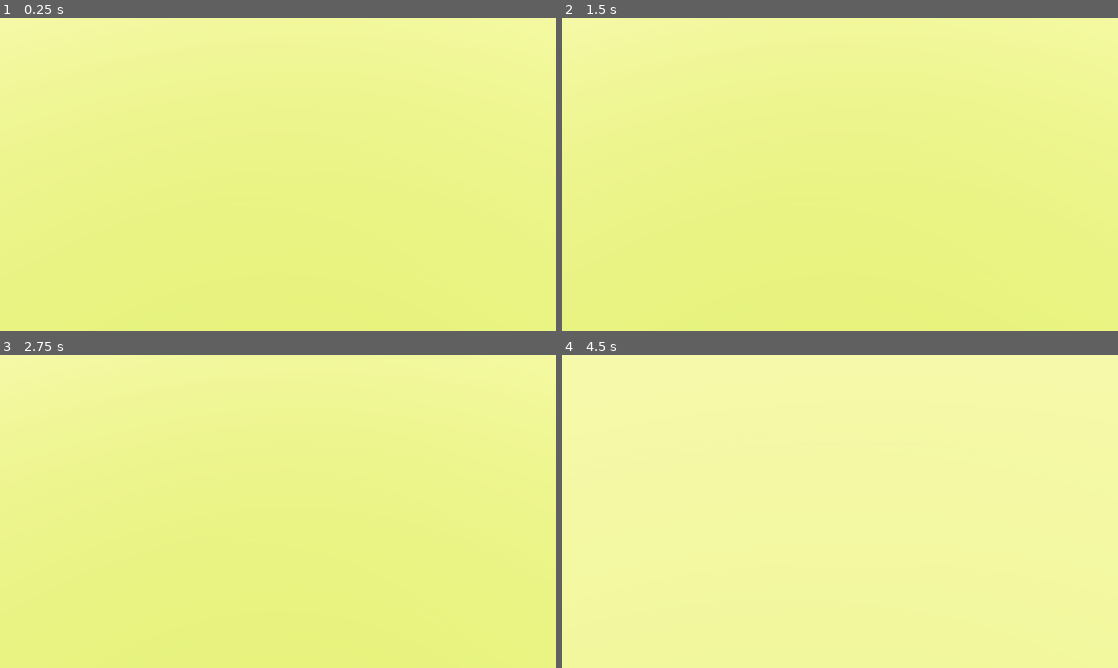
Above: before the commit, frames 1-4 (two rows, left to right).
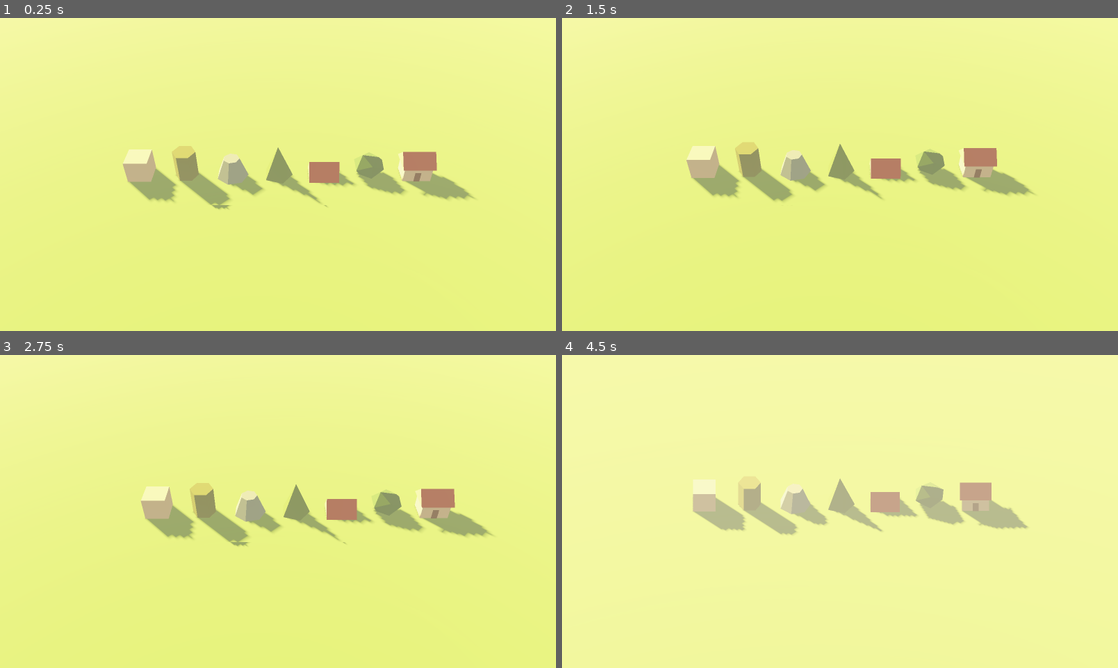
Above: after the commit, the same moments.

Repository: scplops/dau-han-game
Game: Godot game, scene res://scenes/main.tscn
Same seed, same stepped clock (60 frames per second), same inputs: the game is played once before the commit and once after it.
Inputs (mouse positions are in pixels of both pictures, inside the frame that each line leads up to):
- Up to frame 1 (0.25 s): no input
- Up to frame 2 (1.5 s): tap Enter at 0.5 s; move the mouse to (962, 158) at 0.52 s; tap S (cam_back) at 0.6 s; click (962, 158) at 0.67 s; tap Space at 1.25 s; move the mouse to (728, 190) at 1.27 s; tap W (cam_forward) at 1.35 s; click (728, 190) at 1.42 s
- Up to frame 3 (2.75 s): tap Enter at 2 s; move the mouse to (333, 442) at 2.02 s; tap A (cam_left) at 2.1 s; click (333, 442) at 2.17 s
- Up to frame 4 (4.5 s): move the mouse to (812, 574) at 2.77 s; tap D (cam_right) at 2.85 s; click (812, 574) at 2.92 s; move the mouse to (1006, 558) at 3.52 s; hold P (toggle_projection) 3.53-4.28 s; click (1006, 558) at 3.67 s; tap Space at 4.25 s; move the mouse to (673, 464) at 4.27 s; tap S (cam_back) at 4.35 s; click (673, 464) at 4.42 s

The runs differ from the first frame. In frame 1, 5.1% of the frame differs, in the area x 22-86%, y 40-62%; in frame 2, 4.9%; in frame 3, 5.1%; in frame 4, 4.7%.

Commit message:
step 2: add flat-shaded MeshBuilder and test shapes
Co-Authored-By: Claude Opus 5.5 <noreply@anthropic.com>
Claude-Session: https://claude.ai/code/session_01GvTBmVNKWvduxKtgofh7qQ

Diff:
--- /dev/null
+++ b/scripts/mesh_builder.gd
@@ -0,0 +1,192 @@
+class_name MeshBuilder
+extends RefCounted
+## Sinh mesh low-poly flat-shaded bằng SurfaceTool.
+## Một MeshBuilder gom nhiều khối (mỗi khối một màu) thành MỘT mesh duy nhất,
+## dùng chung một vật liệu đọc màu đỉnh, nên ít draw call.
+##
+## Ví dụ:
+##   var mb := MeshBuilder.new()
+##   mb.add_box(Vector3(4, 2.5, 3), Palette.WALL)
+##   mb.add_wedge(Vector3(4.6, 1.5, 3.8), Palette.ROOF, Transform3D(Basis(), Vector3(0, 2.5, 0)))
+##   mesh_instance.mesh = mb.commit()
+##
+## Quy ước: mọi khối có ĐÁY nằm ở y = 0 và tâm đáy ở gốc toạ độ;
+## dùng tham số `xform` để dời / xoay / co giãn.
+
+static var _shared_material: StandardMaterial3D
+
+var _st := SurfaceTool.new()
+var _count: int = 0
+
+
+func _init() -> void:
+	_st.begin(Mesh.PRIMITIVE_TRIANGLES)
+	_st.set_smooth_group(-1)  # -1 = không làm mượt => flat shading
+
+
+## Vật liệu dùng chung: màu lấy từ màu đỉnh, nhám hoàn toàn.
+static func material() -> StandardMaterial3D:
+	if _shared_material == null:
+		var mat := StandardMaterial3D.new()
+		mat.vertex_color_use_as_albedo = true
+		mat.vertex_color_is_srgb = true
+		mat.roughness = 1.0
+		mat.metallic = 0.0
+		_shared_material = mat
+	return _shared_material
+
+
+## Số tam giác đã thêm.
+func triangle_count() -> int:
+	return _count
+
+
+## Kết thúc và trả về mesh (đã gán vật liệu mặc định).
+func commit(mat: Material = null) -> ArrayMesh:
+	_st.generate_normals()
+	_st.set_material(mat if mat != null else material())
+	return _st.commit()
+
+
+## Tạo luôn MeshInstance3D từ mesh đã dựng.
+func commit_instance(node_name: String = "Mesh", mat: Material = null) -> MeshInstance3D:
+	var mi := MeshInstance3D.new()
+	mi.name = node_name
+	mi.mesh = commit(mat)
+	return mi
+
+
+# --- Khối cơ bản -------------------------------------------------------------
+
+## Tam giác đơn. `inside` là một điểm nằm phía sau mặt (thường là tâm khối):
+## thứ tự đỉnh được tự đảo để pháp tuyến luôn hướng ra ngoài.
+func add_triangle(a: Vector3, b: Vector3, c: Vector3, color: Color,
+		inside: Vector3, xform: Transform3D = Transform3D.IDENTITY) -> MeshBuilder:
+	a = xform * a
+	b = xform * b
+	c = xform * c
+	inside = xform * inside
+	# Godot: mặt trước theo chiều kim đồng hồ, pháp tuyến = (c - a) x (b - a)
+	var n := (c - a).cross(b - a)
+	if n.dot((a + b + c) / 3.0 - inside) < 0.0:
+		var tmp := b
+		b = c
+		c = tmp
+	_st.set_color(color)
+	_st.add_vertex(a)
+	_st.add_vertex(b)
+	_st.add_vertex(c)
+	_count += 1
+	return self
+
+
+## Tứ giác (2 tam giác), các đỉnh theo thứ tự vòng quanh.
+func add_quad(a: Vector3, b: Vector3, c: Vector3, d: Vector3, color: Color,
+		inside: Vector3, xform: Transform3D = Transform3D.IDENTITY) -> MeshBuilder:
+	add_triangle(a, b, c, color, inside, xform)
+	add_triangle(a, c, d, color, inside, xform)
+	return self
+
+
+## Hộp chữ nhật kích thước `size`, đáy ở y = 0.
+func add_box(size: Vector3, color: Color,
+		xform: Transform3D = Transform3D.IDENTITY) -> MeshBuilder:
+	var h := Vector3(size.x * 0.5, 0.0, size.z * 0.5)
+	var y := size.y
+	var p := [
+		Vector3(-h.x, 0, -h.z), Vector3(h.x, 0, -h.z), Vector3(h.x, 0, h.z), Vector3(-h.x, 0, h.z),
+		Vector3(-h.x, y, -h.z), Vector3(h.x, y, -h.z), Vector3(h.x, y, h.z), Vector3(-h.x, y, h.z),
+	]
+	var center := Vector3(0, y * 0.5, 0)
+	add_quad(p[0], p[1], p[2], p[3], color, center, xform)  # đáy
+	add_quad(p[4], p[5], p[6], p[7], color, center, xform)  # nóc
+	add_quad(p[0], p[1], p[5], p[4], color, center, xform)  # sau
+	add_quad(p[3], p[2], p[6], p[7], color, center, xform)  # trước
+	add_quad(p[0], p[3], p[7], p[4], color, center, xform)  # trái
+	add_quad(p[1], p[2], p[6], p[5], color, center, xform)  # phải
+	return self
+
+
+## Lăng trụ / chóp cụt / chóp nhọn `sides` cạnh.
+## radius_top = 0 => chóp nhọn; radius_top = radius_bottom => lăng trụ đều.
+func add_prism(radius_bottom: float, radius_top: float, height: float, sides: int,
+		color: Color, xform: Transform3D = Transform3D.IDENTITY,
+		angle_offset: float = 0.0, cap_bottom: bool = true) -> MeshBuilder:
+	sides = maxi(sides, 3)
+	var center := Vector3(0, height * 0.5, 0)
+	var bottom: Array[Vector3] = []
+	var top: Array[Vector3] = []
+	for i in sides:
+		var ang := angle_offset + TAU * float(i) / float(sides)
+		var dir := Vector3(cos(ang), 0, sin(ang))
+		bottom.append(dir * radius_bottom)
+		top.append(dir * radius_top + Vector3(0, height, 0))
+	var apex := Vector3(0, height, 0)
+	var base_center := Vector3.ZERO
+	for i in sides:
+		var j := (i + 1) % sides
+		if radius_top <= 0.0:
+			add_triangle(bottom[i], bottom[j], apex, color, center, xform)
+		else:
+			add_quad(bottom[i], bottom[j], top[j], top[i], color, center, xform)
+			add_triangle(top[i], top[j], apex, color, center, xform)
+		if cap_bottom:
+			add_triangle(bottom[i], bottom[j], base_center, color, center, xform)
+	return self
+
+
+## Chóp nhọn (nón) — rút gọn của add_prism với radius_top = 0.
+func add_pyramid(radius: float, height: float, sides: int, color: Color,
+		xform: Transform3D = Transform3D.IDENTITY) -> MeshBuilder:
+	return add_prism(radius, 0.0, height, sides, color, xform)
+
+
+## Lăng trụ tam giác nằm ngang (hình mái hai dốc).
+## size.x: chiều dài nóc mái, size.y: chiều cao, size.z: bề rộng chân mái.
+## `end_color`: màu hai đầu hồi (mặc định bằng `color`).
+func add_wedge(size: Vector3, color: Color,
+		xform: Transform3D = Transform3D.IDENTITY,
+		end_color: Color = Color(0, 0, 0, 0)) -> MeshBuilder:
+	var ends := color if end_color.a == 0.0 else end_color
+	var hx := size.x * 0.5
+	var hz := size.z * 0.5
+	var center := Vector3(0, size.y / 3.0, 0)
+	var l0 := Vector3(-hx, 0, -hz)
+	var l1 := Vector3(-hx, 0, hz)
+	var lt := Vector3(-hx, size.y, 0)
+	var r0 := Vector3(hx, 0, -hz)
+	var r1 := Vector3(hx, 0, hz)
+	var rt := Vector3(hx, size.y, 0)
+	add_quad(l0, r0, rt, lt, color, center, xform)  # dốc sau
+	add_quad(l1, r1, rt, lt, color, center, xform)  # dốc trước
+	add_triangle(l0, l1, lt, ends, center, xform)   # hồi trái
+	add_triangle(r0, r1, rt, ends, center, xform)   # hồi phải
+	add_quad(l0, r0, r1, l1, color, center, xform)  # đáy
+	return self
+
+
+## Đa diện ngẫu nhiên (khối đá, tán cây): khối 20 mặt có đỉnh bị xô lệch.
+## `radius` co giãn theo từng trục; `jitter` 0..0.5 là độ méo.
+## Tâm khối ở y = radius.y để đáy chạm đất.
+func add_blob(radius: Vector3, color: Color, rng: RandomNumberGenerator,
+		jitter: float = 0.2, xform: Transform3D = Transform3D.IDENTITY) -> MeshBuilder:
+	var t := (1.0 + sqrt(5.0)) * 0.5
+	var raw := [
+		Vector3(-1, t, 0), Vector3(1, t, 0), Vector3(-1, -t, 0), Vector3(1, -t, 0),
+		Vector3(0, -1, t), Vector3(0, 1, t), Vector3(0, -1, -t), Vector3(0, 1, -t),
+		Vector3(t, 0, -1), Vector3(t, 0, 1), Vector3(-t, 0, -1), Vector3(-t, 0, 1),
+	]
+	var faces := [
+		[0, 11, 5], [0, 5, 1], [0, 1, 7], [0, 7, 10], [0, 10, 11],
+		[1, 5, 9], [5, 11, 4], [11, 10, 2], [10, 7, 6], [7, 1, 8],
+		[3, 9, 4], [3, 4, 2], [3, 2, 6], [3, 6, 8], [3, 8, 9],
+		[4, 9, 5], [2, 4, 11], [6, 2, 10], [8, 6, 7], [9, 8, 1],
+	]
+	var center := Vector3(0, radius.y, 0)
+	var verts: Array[Vector3] = []
+	for v: Vector3 in raw:
+		var k := 1.0 + rng.randf_range(-jitter, jitter)
+		verts.append(v.normalized() * radius * k + center)
+	for f: Array in faces:
+		add_triangle(verts[f[0]], verts[f[1]], verts[f[2]], color, center, xform)
+	return self
--- a/scripts/world_builder.gd
+++ b/scripts/world_builder.gd
@@ -1,5 +1,5 @@
 extends Node3D
-## Dựng toàn cảnh khi chạy. Bước 1: không khí (trời, sương, ánh sáng) + nền cỏ phẳng.
+## Dựng toàn cảnh khi chạy: không khí (trời, sương, ánh sáng) + nền cỏ phẳng.
 ## Các builder chi tiết (địa hình, nhà, tre...) sẽ được gọi từ đây ở các bước sau.
 
 @export var world_environment: WorldEnvironment
@@ -13,10 +13,17 @@
 @export_range(0.0, 2.0) var ambient_energy: float = 0.45
 @export_range(0.0, 0.05, 0.0005) var fog_density: float = 0.0035
 
+@export_group("Kiểm thử")
+## Hiện hàng khối mẫu của MeshBuilder (bước 2). Sẽ tắt khi có cảnh thật.
+@export var show_test_shapes: bool = true
+@export var random_seed: int = 20261103
+
 
 func _ready() -> void:
 	_apply_atmosphere()
 	_build_ground()
+	if show_test_shapes:
+		_build_test_shapes()
 
 
 ## Gán màu từ Palette cho trời, sương, ánh sáng môi trường và mặt trời.
@@ -51,3 +58,32 @@
 	ground.name = "Ground"
 	ground.mesh = plane
 	add_child(ground)
+
+
+## Hàng khối mẫu để kiểm tra MeshBuilder: flat shading, màu đỉnh, gộp nhiều khối.
+func _build_test_shapes() -> void:
+	var rng := RandomNumberGenerator.new()
+	rng.seed = random_seed
+	var mb := MeshBuilder.new()
+	mb.add_box(Vector3(2, 2, 2), Palette.WALL, _at(-12.0))
+	mb.add_prism(1.0, 1.0, 2.5, 6, Palette.BAMBOO_STEM, _at(-8.0))      # lăng trụ 6 cạnh
+	mb.add_prism(1.4, 0.7, 1.8, 7, Palette.MOUNTAIN, _at(-4.0))         # chóp cụt
+	mb.add_pyramid(1.3, 3.0, 5, Palette.BAMBOO_LEAF, _at(0.0))          # chóp nhọn
+	mb.add_wedge(Vector3(2.6, 1.4, 2.2), Palette.ROOF, _at(4.0), Palette.WALL_DARK)
+	mb.add_blob(Vector3(1.3, 1.1, 1.3), Palette.BANYAN_LEAF_2, rng, 0.2, _at(8.0))
+
+	# Khối ghép: nhà nhỏ (tường + mái + cửa) trong cùng một mesh
+	var house: Transform3D = _at(12.0)
+	mb.add_box(Vector3(2.4, 1.4, 1.8), Palette.WALL, house)
+	mb.add_wedge(Vector3(2.8, 1.1, 2.3), Palette.ROOF,
+			house * Transform3D(Basis(), Vector3(0, 1.4, 0)), Palette.WALL_DARK)
+	mb.add_box(Vector3(0.5, 0.9, 0.05), Palette.WOOD,
+			house * Transform3D(Basis(), Vector3(0, 0, 0.92)))
+
+	var mi := mb.commit_instance("TestShapes")
+	add_child(mi)
+	print("TestShapes: %d tam giác" % mb.triangle_count())
+
+
+static func _at(x: float, z: float = 0.0) -> Transform3D:
+	return Transform3D(Basis(), Vector3(x, 0.0, z))
Not shown, added: scripts/mesh_builder.gd.uid
Not shown, changed: CLAUDE.md
